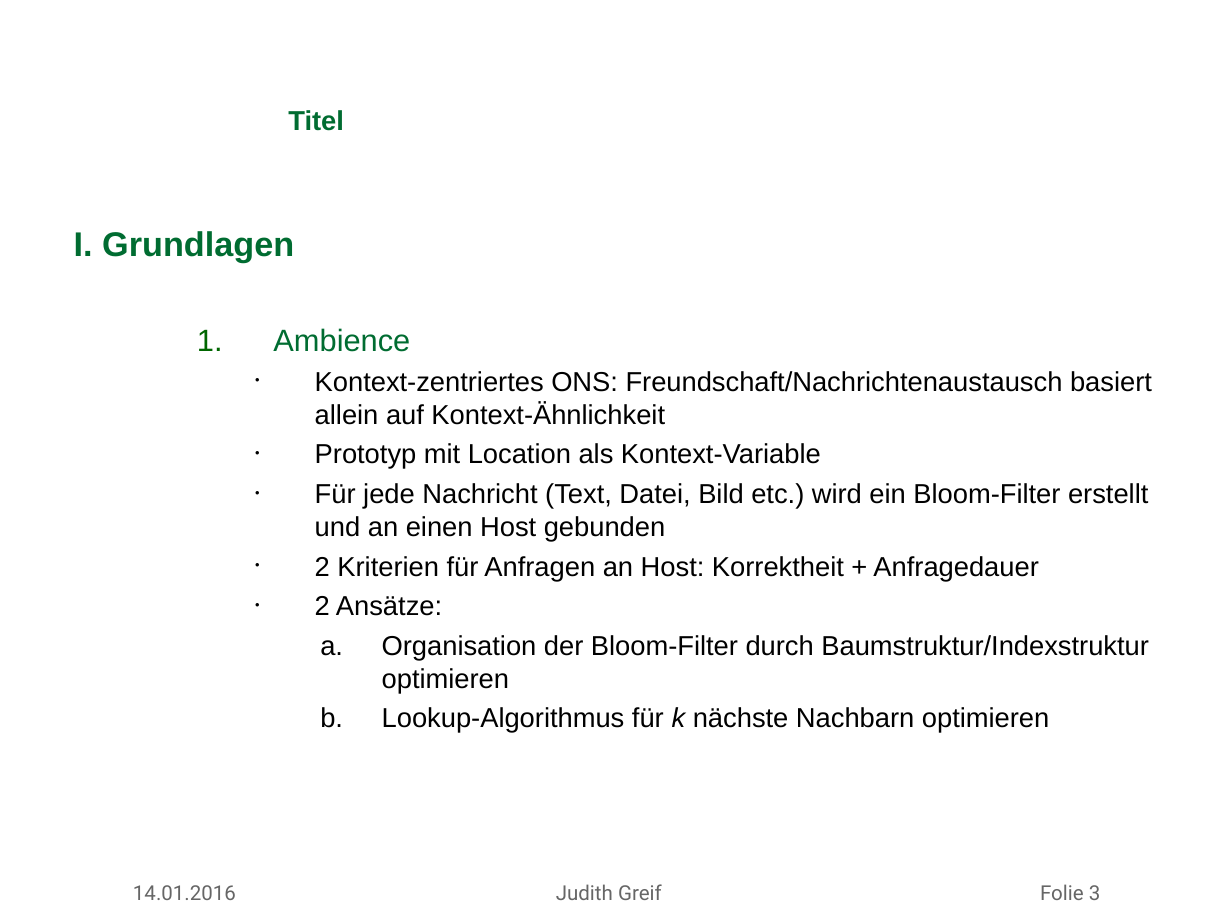
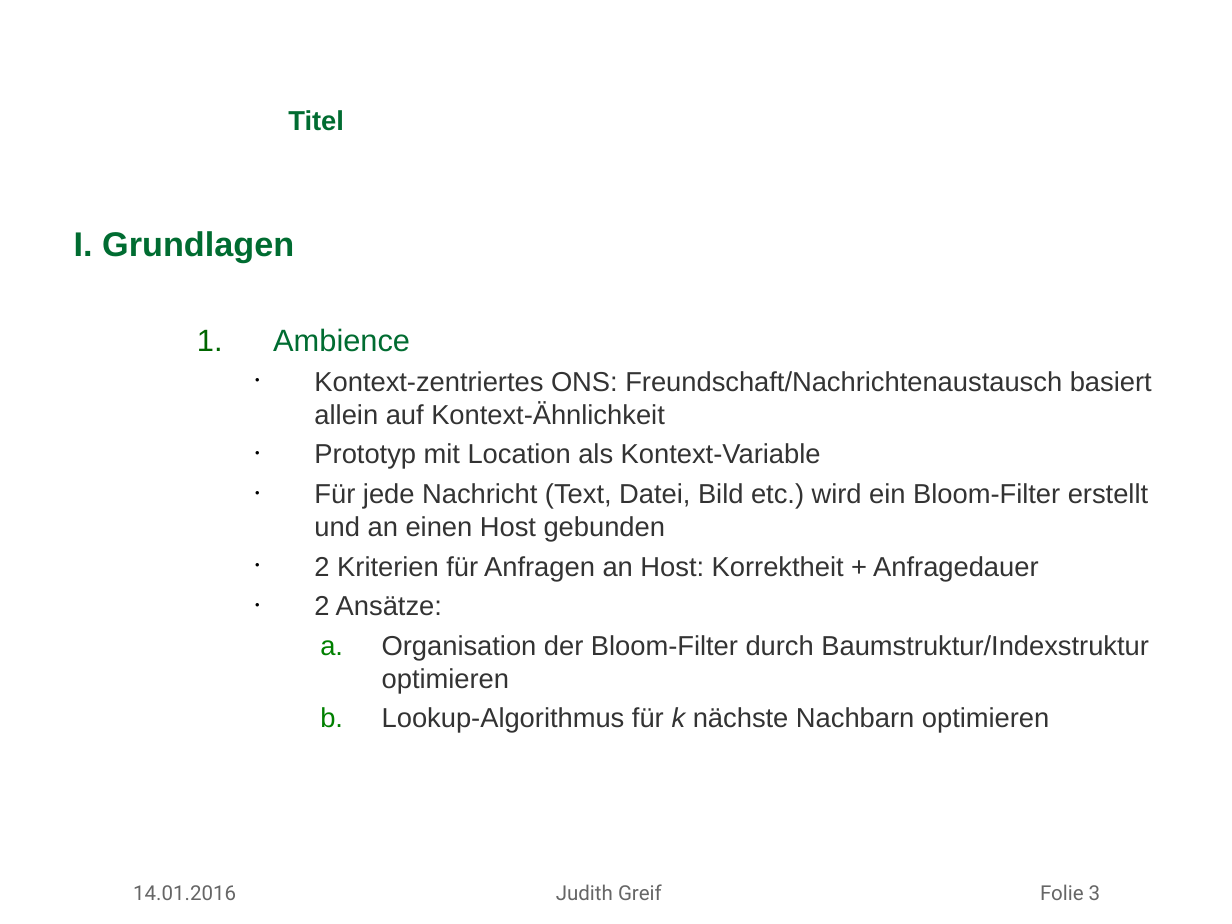
Before and after one commit to missgreenwood/masterarbeit, a slide deck: slide 3 of mdsg_latex_10062012/slides/antrittsvortrag_greif.ppt. Drawn at 1232x924 pixels with LibreOffice and Linux fonts; fonts in the diff are those of the drawing; background and template pictures are left out. Boxes give left, top, right and bottom in pixels: in the first picture for what was removed or moved away, otherwise in the second. Text is boxed around its words. In the diff, an @@ line names an element or a change of style, - is before the commit and + after.

```diff
--- a/mdsg_latex_10062012/slides/antrittsvortrag_greif.ppt
+++ b/mdsg_latex_10062012/slides/antrittsvortrag_greif.ppt
@@ text at [314, 371, 1152, 733]: text colour #000000 to #333333; indent changed; bullet colour #000000 to #008000 @@
```
Also in this commit, not shown: 3 other slides changed, 2 slides added, 4 other files.
